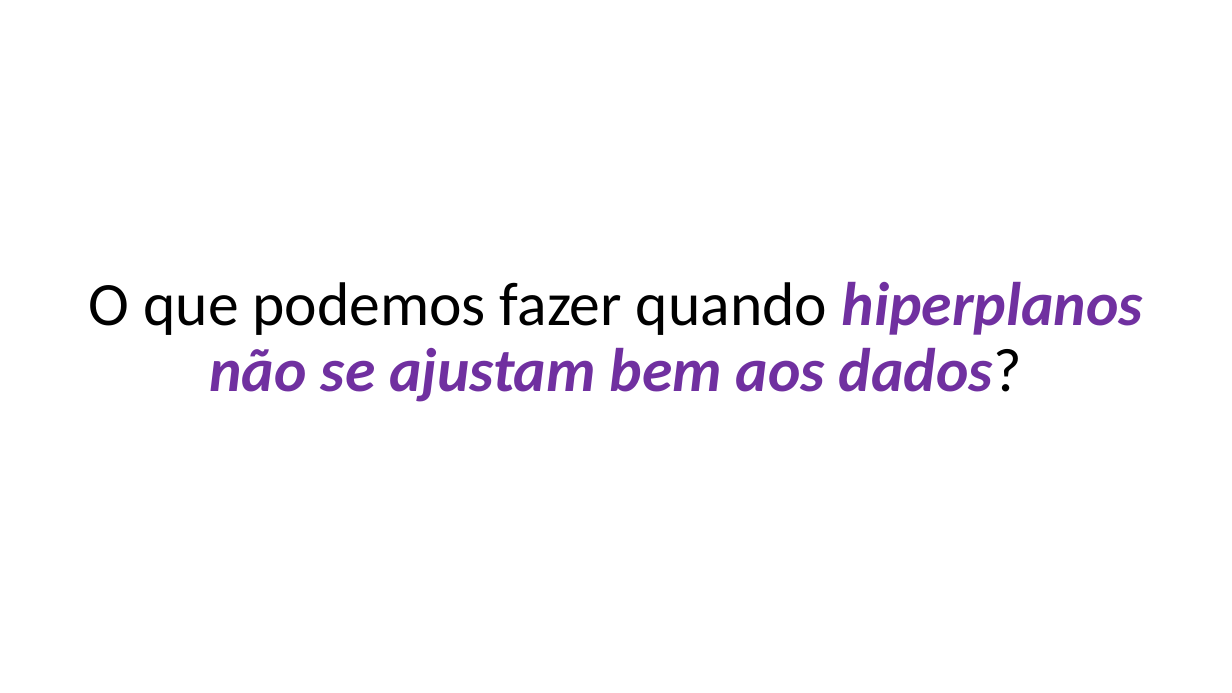
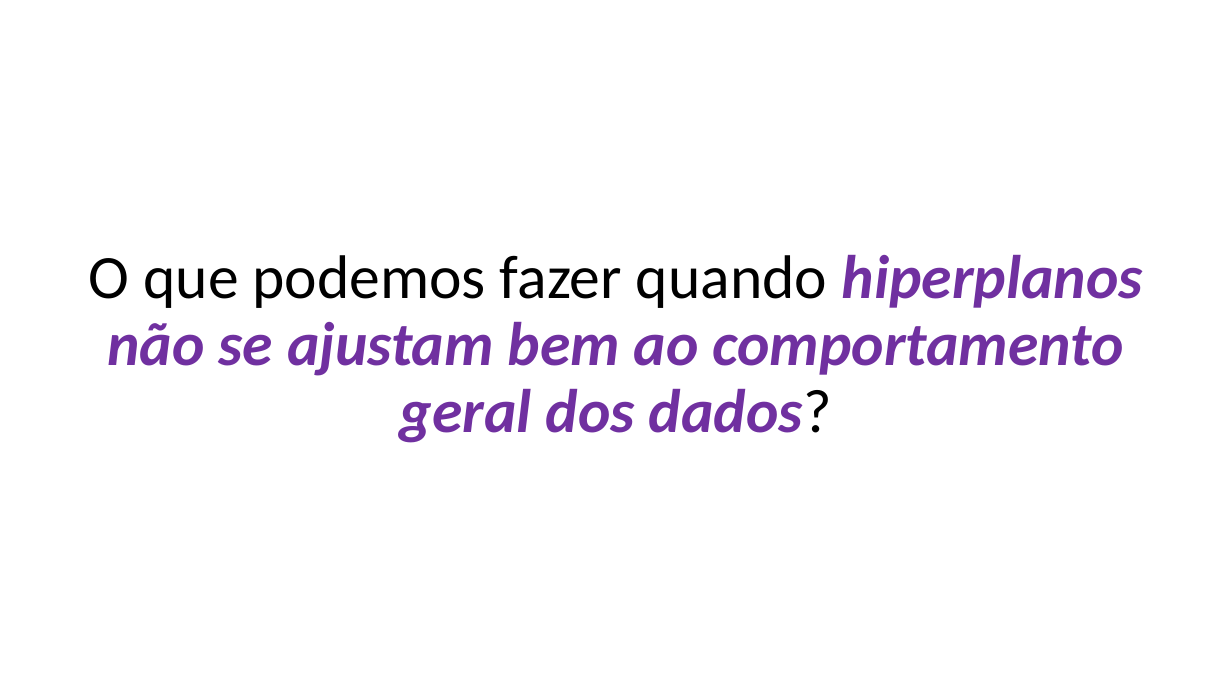
Before and after one commit to zz4fap/t319_aprendizado_de_maquina, a slide deck: slide 16 of slides/T319_Regressão_Linear (Parte IV).pptx. Drawn at 1232x693 pixels with LibreOffice and Linux fonts; fonts in the diff are those of the drawing. Boxes give left, top, right and bottom in pixels: in the first picture for what was removed or moved away, otherwise in the second. Text is boxed around its words. In the diff, an @@ line names an element or a change of style, - is before the commit and + after.

```diff
--- a/slides/T319_Regressão_Linear (Parte IV).pptx
+++ b/slides/T319_Regressão_Linear (Parte IV).pptx
@@ text at (89, 254, 1143, 443): text changed @@
-O que podemos fazer quando hiperplanos não se ajustam bem aos dados?
+O que podemos fazer quando hiperplanos não se ajustam bem ao comportamento geral dos dados?
```
Also in this commit, not shown: 7 other slides changed, 1 other file.
